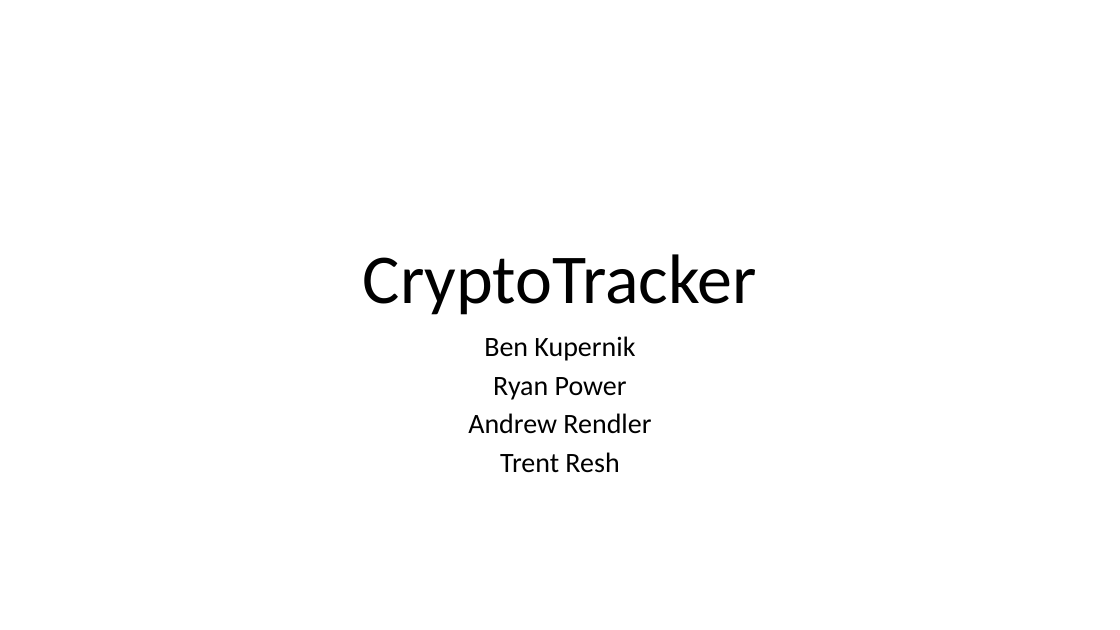
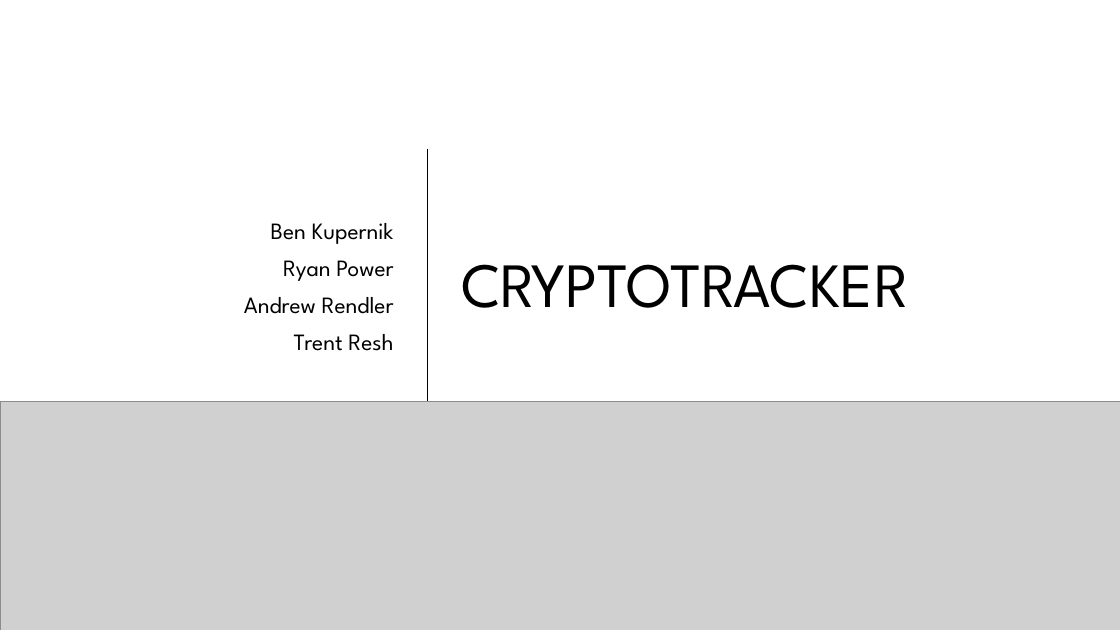
Before and after one commit to Andrew-Rendler/CSPB-3308-Project---Crypto-Tracker, a slide deck: slide 1 of CryptoTrackerPrez.pptx. Drawn at 1120x630 pixels with LibreOffice and Linux fonts; fonts in the diff are those of the drawing; grey boxes stand for pictures; background and template pictures are left out. Boxes give left, top, right and bottom in pixels: in the first picture for what was removed or moved away, otherwise in the second. Text is boxed around its words. In the diff, an @@ line names an element or a change of style, - is before the commit and + after.

```diff
--- a/CryptoTrackerPrez.pptx
+++ b/CryptoTrackerPrez.pptx
@@ text "Ben Kupernik" moved from (x1=468, y1=336, x2=651, y2=473) to (x1=244, y1=223, x2=394, y2=351) @@
@@ text "Ben Kupernik" at (x1=244, y1=223, x2=394, y2=351): size 24 to 20 pt, font Calibri to League Spartan; alignment centre to right; line spacing 0.8 to 0.9; vertical alignment top to middle @@
@@ title "CRYPTOTRACKER" at (x1=461, y1=264, x2=908, y2=308): vertical alignment bottom to middle @@
@@ line added from (428, 149) to (428, 426), #000000 1.25 pt @@
@@ title at (x1=461, y1=264, x2=908, y2=308): text changed; size 60 to 54 pt; font Calibri to League Spartan @@
-CryptoTracker
+CRYPTOTRACKER
@@ picture added at (x1=0, y1=402, x2=1120, y2=630) @@
```
Also in this commit, not shown: 8 other slides changed, 6 slides added, 2 slides removed.
